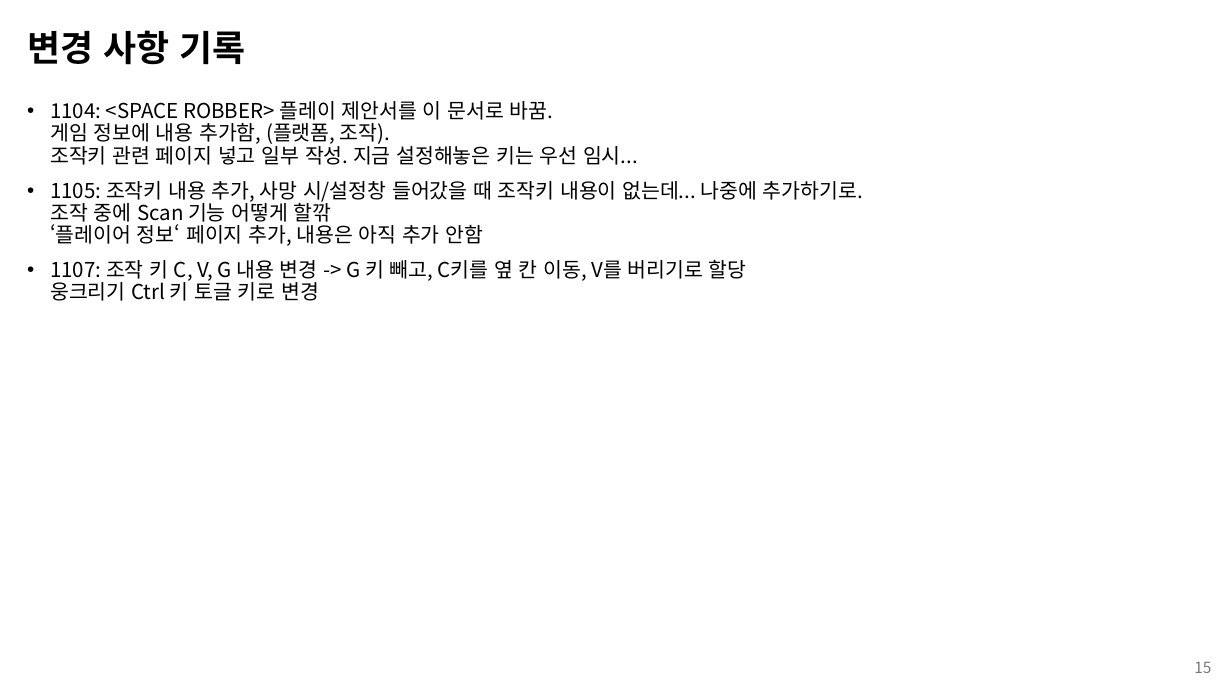
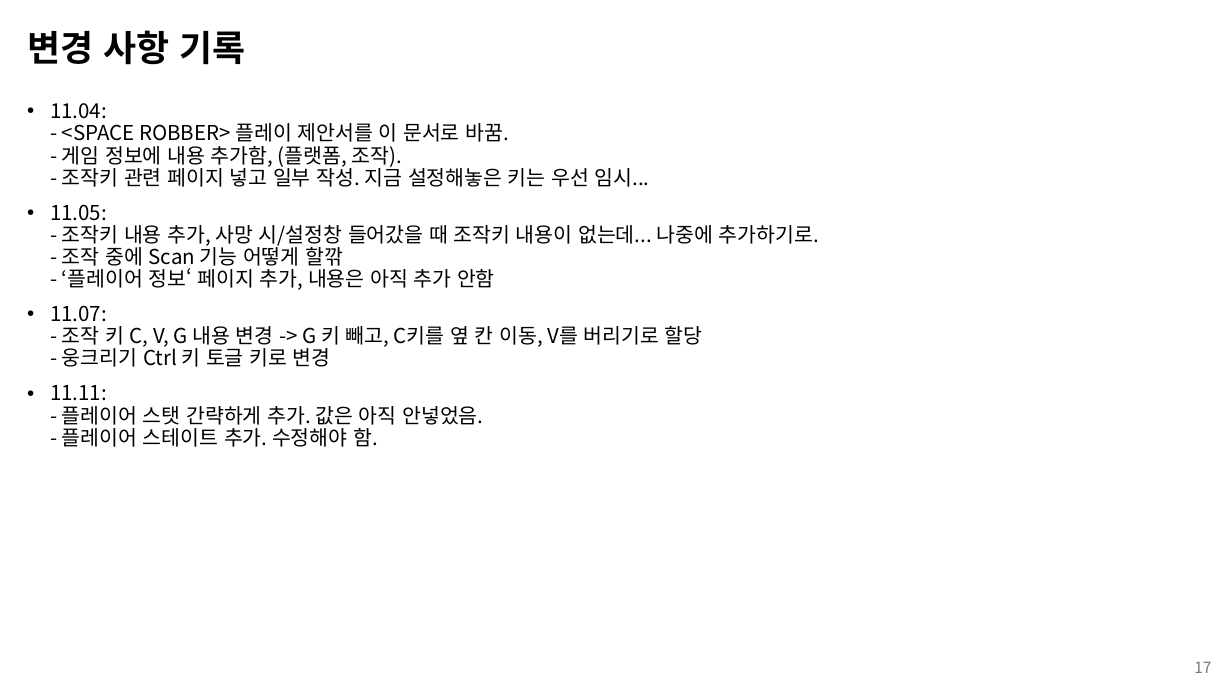
Before and after one commit to kimi5231/B1A2_project, a slide deck: slide 17 of 기획/SPACE ROBBER_기획서.pptx (slide 15 before the commit). Drawn at 1232x693 pixels with LibreOffice and Linux fonts; fonts in the diff are those of the drawing. Boxes give left, top, right and bottom in pixels: in the first picture for what was removed or moved away, otherwise in the second. Text is boxed around its words. In the diff, an @@ line names an element or a change of style, - is before the commit and + after.

Commit message:
SPACE ROBBER_기획서 내용 추가
- 플레이어 stat, state

```diff
--- a/기획/SPACE ROBBER_기획서.pptx
+++ b/기획/SPACE ROBBER_기획서.pptx
@@ text at [50,103,819,447]: text changed @@
-• 1104: <SPACE ROBBER> 플레이 제안서를 이 문서로 바꿈.
-  게임 정보에 내용 추가함, (플랫폼, 조작).
-  조작키 관련 페이지 넣고 일부 작성. 지금 설정해놓은 키는 우선 임시...
-• 1105: 조작키 내용 추가, 사망 시/설정창 들어갔을 때 조작키 내용이 없는데... 나중에 추가하기로.
-  조작 중에 Scan 기능 어떻게 할깎
-  ‘플레이어 정보‘ 페이지 추가, 내용은 아직 추가 안함
-• 1107: 조작 키 C, V, G 내용 변경 -> G 키 빼고, C키를 옆 칸 이동, V를 버리기로 할당
-  웅크리기 Ctrl 키 토글 키로 변경
+• 11.04:
+  - <SPACE ROBBER> 플레이 제안서를 이 문서로 바꿈.
+  - 게임 정보에 내용 추가함, (플랫폼, 조작).
+  - 조작키 관련 페이지 넣고 일부 작성. 지금 설정해놓은 키는 우선 임시...
+• 11.05:
+  - 조작키 내용 추가, 사망 시/설정창 들어갔을 때 조작키 내용이 없는데... 나중에 추가하기로.
+  - 조작 중에 Scan 기능 어떻게 할깎
+  - ‘플레이어 정보‘ 페이지 추가, 내용은 아직 추가 안함
+• 11.07:
+  - 조작 키 C, V, G 내용 변경 -> G 키 빼고, C키를 옆 칸 이동, V를 버리기로 할당
+  - 웅크리기 Ctrl 키 토글 키로 변경
+• 11.11:
+  - 플레이어 스탯 간략하게 추가. 값은 아직 안넣었음.
+  - 플레이어 스테이트 추가. 수정해야 함.
@@ page number at [1194,662,1211,673]: text changed @@
-15
+17
```
Also in this commit, not shown: 14 other slides changed, 3 slides added.
